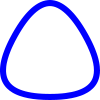
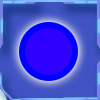
Comparing the layer stacks of the two 100x100 images. Changes:
added layer "Center Arrow" above "Upper Right Arrow" over [19, 22, 78, 81]
added layer "Ellipse 3" above "Ellipse 2" over [0, 82, 7, 98]
added layer "Ellipse 2" above "Ellipse 1" over [18, 98, 84, 100]
added layer "Ellipse 1" above "Group 1 copy 2" over [16, 0, 87, 2]
added group "Group 1 copy 2" with 4 layers above "Group 1 copy" over [60, 60, 100, 100]
added layer "Rectangle 6" (1st of 4, in "Group 1 copy 2") in group "Group 1 copy 2" over [98, 72, 100, 85]
added layer "Rectangle 3" (1st of 4, in "Group 1 copy 2") in group "Group 1 copy 2" over [60, 60, 100, 100]
added group "Group 1 copy" with 4 layers above "Group 1 copy 3" over [60, 0, 100, 49]
added layer "Rectangle 6" (2nd of 4, in "Group 1 copy") in group "Group 1 copy" over [98, 18, 100, 34]
added layer "Rectangle 5" (2nd of 4, in "Group 1 copy") in group "Group 1 copy" over [73, 1, 86, 3]
added layer "Rectangle 4" (2nd of 4, in "Group 1 copy") in group "Group 1 copy" over [87, 1, 97, 3]
added layer "Rectangle 3" (2nd of 4, in "Group 1 copy") in group "Group 1 copy" over [60, 0, 100, 49]
added group "Group 1 copy 3" with 4 layers above "Group 1" over [0, 72, 22, 100]
added layer "Rectangle 3" (3rd of 4, in "Group 1 copy 3") in group "Group 1 copy 3" over [0, 72, 22, 100]
added group "Group 1" with 4 layers above "Rectangle 1" over [0, 0, 38, 49]
added layer "Rectangle 6" (4th of 4, in "Group 1") in group "Group 1" over [1, 18, 3, 34]
added layer "Rectangle 5" (4th of 4, in "Group 1") in group "Group 1" over [14, 1, 26, 3]
added layer "Rectangle 4" (4th of 4, in "Group 1") in group "Group 1" over [3, 1, 13, 3]
added layer "Rectangle 3" (4th of 4, in "Group 1") in group "Group 1" over [0, 0, 38, 49]
added layer "Rectangle 1" above "TH" over [0, 0, 100, 100]
hid "Polygon 1" over [0, 0, 100, 100]
